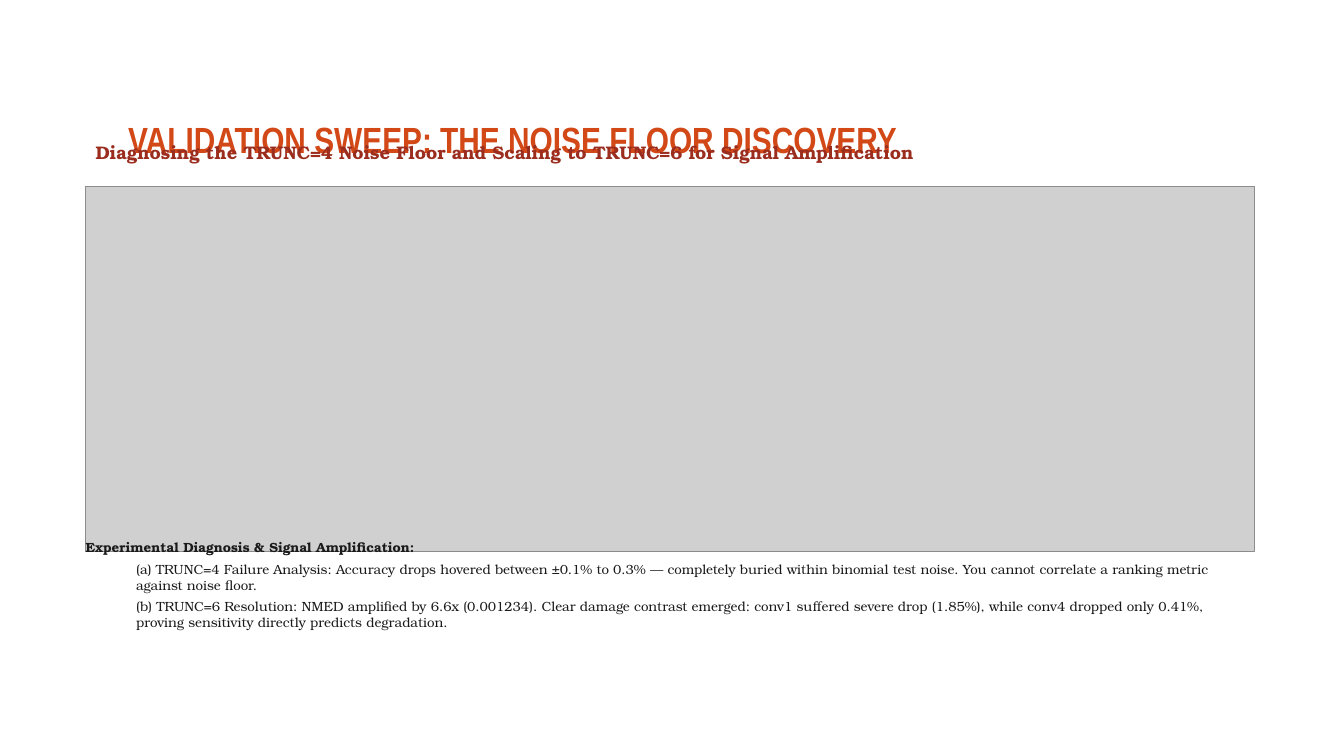
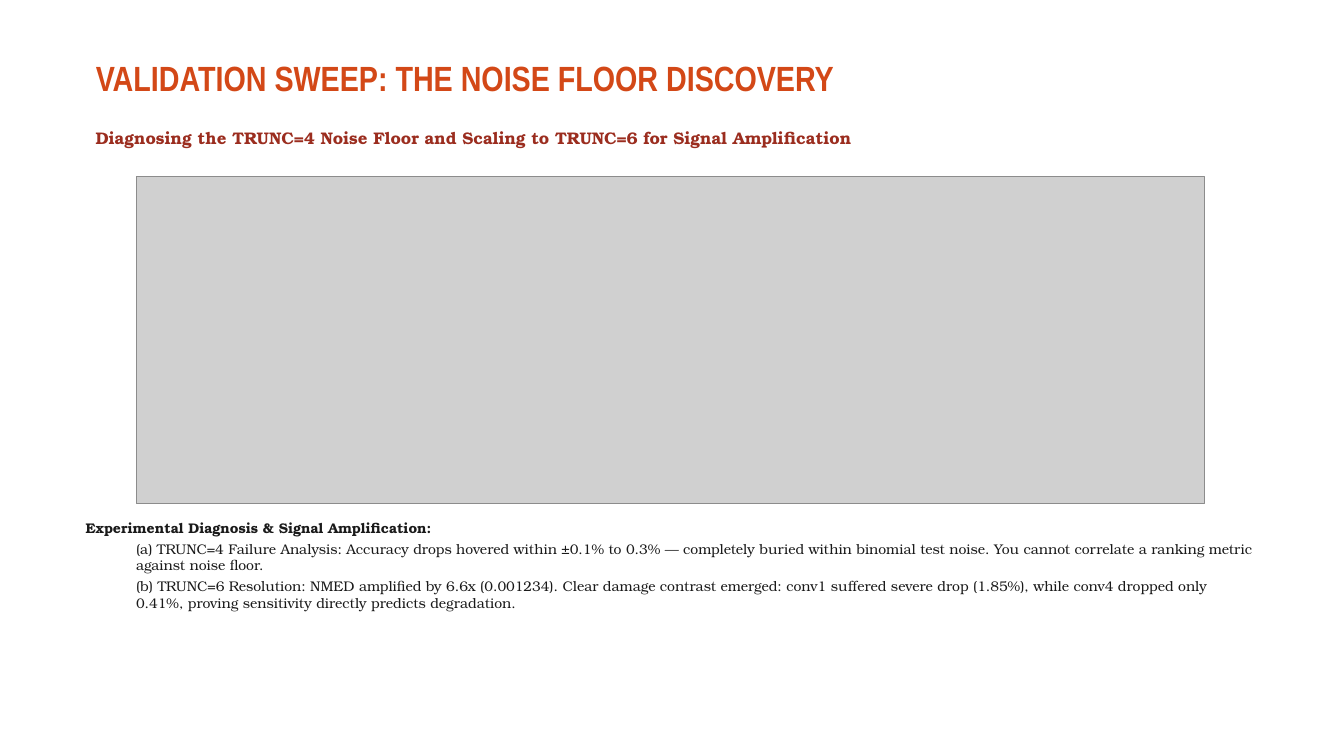
Before and after one commit to ThallapureddyVenkataRamCharanReddy/sensitivity-approx-mult-cnn, a slide deck: slide 10 of Project_Presentation_Complete.pptx. Drawn at 1344x756 pixels with LibreOffice and Linux fonts; fonts in the diff are those of the drawing; grey boxes stand for pictures; background and template pictures are left out. Boxes give left, top, right and bottom in pixels: in the first picture for what was removed or moved away, otherwise in the second. Text is boxed around its words. In the diff, an @@ line names an element or a change of style, - is before the commit and + after.

Commit message:
Fix presentation layout, eliminate duplicate table and shape overlaps across all slides

```diff
--- a/Project_Presentation_Complete.pptx
+++ b/Project_Presentation_Complete.pptx
@@ title "VALIDATION SWEEP: THE NOISE FLOOR ...": place and size @@
-title "VALIDATION SWEEP: THE NOISE FLOOR ..." at <box>128,124,897,160</box>
+title "VALIDATION SWEEP: THE NOISE FLOOR ..." at <box>96,66,834,92</box>
@@ title "VALIDATION SWEEP: THE NOISE FLOOR ..." at <box>96,66,834,92</box>: size 26 to 25 pt @@
@@ text "Diagnosing the TRUNC=4 Noise Floor ...": place and size @@
-text "Diagnosing the TRUNC=4 Noise Floor ..." at <box>96,140,913,165</box>
+text "Diagnosing the TRUNC=4 Noise Floor ..." at <box>96,131,851,148</box>
@@ text "Diagnosing the TRUNC=4 Noise Floor ..." at <box>96,131,851,148</box>: size 13 to 12 pt @@
@@ picture: place and size @@
-picture at <box>86,187,1255,552</box>
+picture at <box>136,176,1205,504</box>
@@ text at <box>86,522,1207,612</box>: size 9.5 to 10 pt in "Experimental Diagnosis & Signal Amplification:", "(b) TRUNC=6 Resolution: NMED amplified by 6.6x ..."; less space between paragraphs @@
@@ text "Experimental Diagnosis & Signal Amplification:": place and size @@
-text "Experimental Diagnosis & Signal Amplification:" at <box>86,542,1208,631</box>
+text "Experimental Diagnosis & Signal Amplification:" at <box>86,522,1252,612</box>
@@ text at <box>136,544,1252,574</box>: text changed; size 9.5 to 10 pt @@
-  (a) TRUNC=4 Failure Analysis: Accuracy drops hovered between ±0.1% to 0.3% — completely buried within binomial test noise. You cannot correlate a ranking metric against noise floor.
+  (a) TRUNC=4 Failure Analysis: Accuracy drops hovered within ±0.1% to 0.3% — completely buried within binomial test noise. You cannot correlate a ranking metric against noise floor.
```
Also in this commit, not shown: 19 other slides changed, 1 other file.
